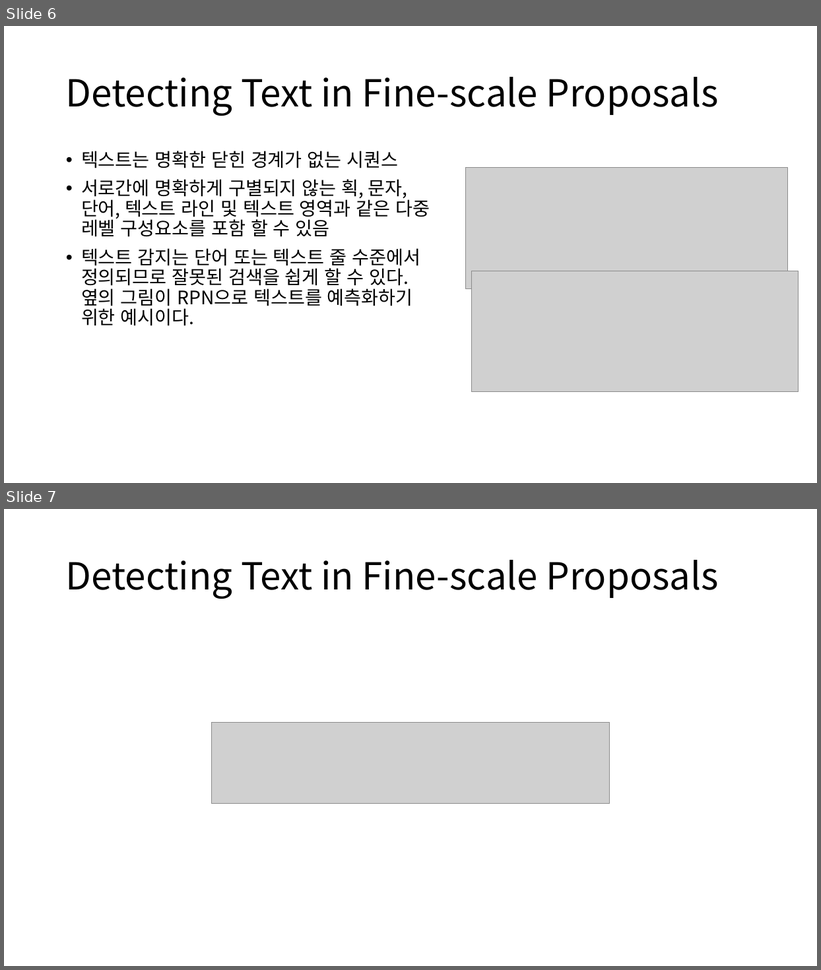
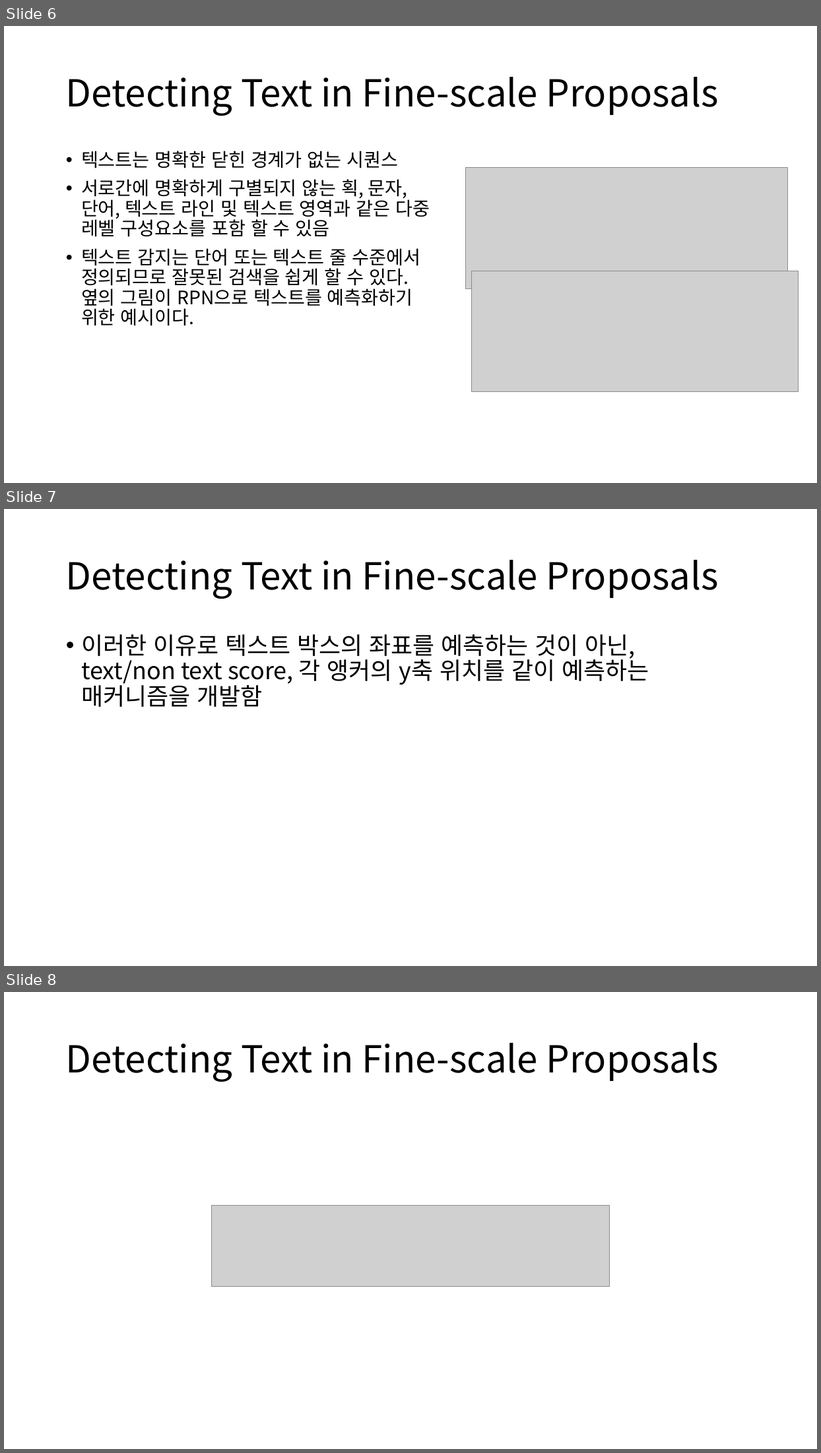
Before and after one commit to GreenGarnets/seminarPPTs, a slide deck: CTPN 2.pptx. Shown one above the other, each under a label of ours: slides 6 and 7 before the commit, slides 6, 7 and 8 after it. The pictures are 821x970 and 821x1453 pixels, drawn with LibreOffice and Linux fonts; fonts in the diff are those of the drawing; grey boxes stand for pictures. Boxes give left, top, right and bottom in pixels: in the first picture for what was removed or moved away, otherwise in the second. Text is boxed around its words. In the diff, an @@ line names an element or a change of style, - is before the commit and + after.

```diff
--- a/CTPN 2.pptx
+++ b/CTPN 2.pptx
@@ slide 7 added at [4,509,817,966], background #FFFFFF @@
@@ title added at [66,560,719,599], 44 pt, text #000000 @@
+Detecting Text in Fine-scale Proposals
@@ text added at [81,634,649,707], 28 pt, text #000000 @@
+• 이러한 이유로 텍스트 박스의 좌표를 예측하는 것이 아닌,
+  text/non text score, 각 앵커의 y축 위치를 같이 예측하는
+  매커니즘을 개발함
@@ what was slide 7 is now slide 8 @@
```
Also in this commit, not shown: 2 slides changed, 2 other slides added.
